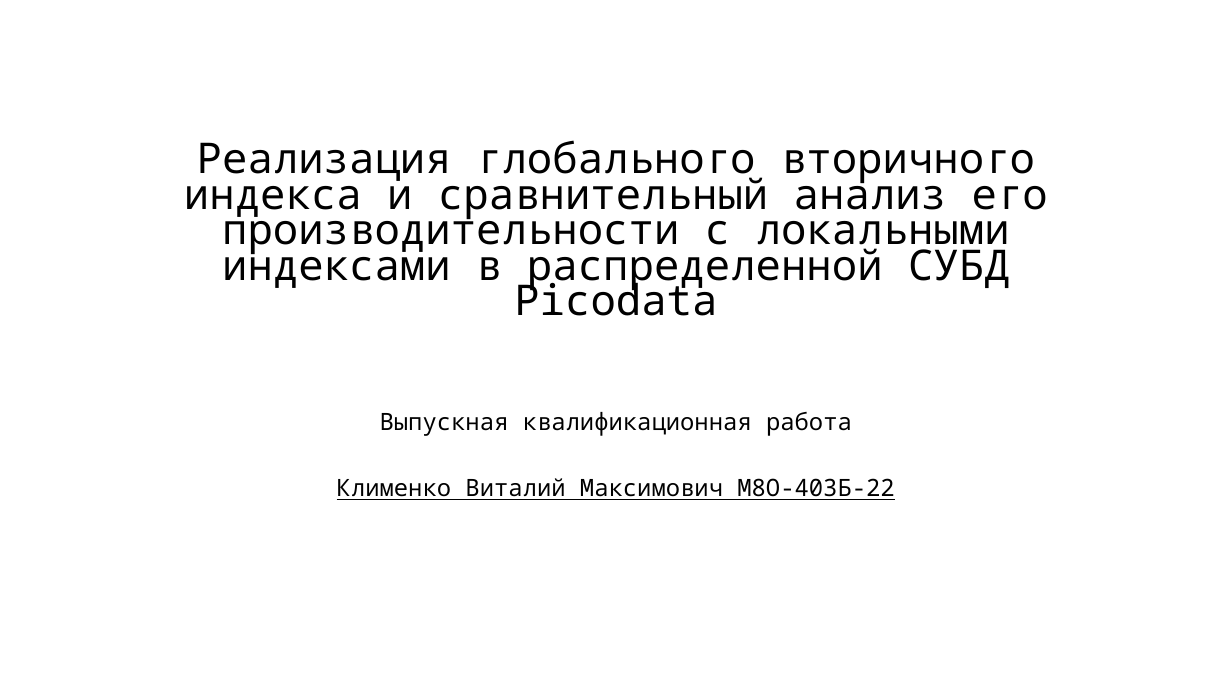
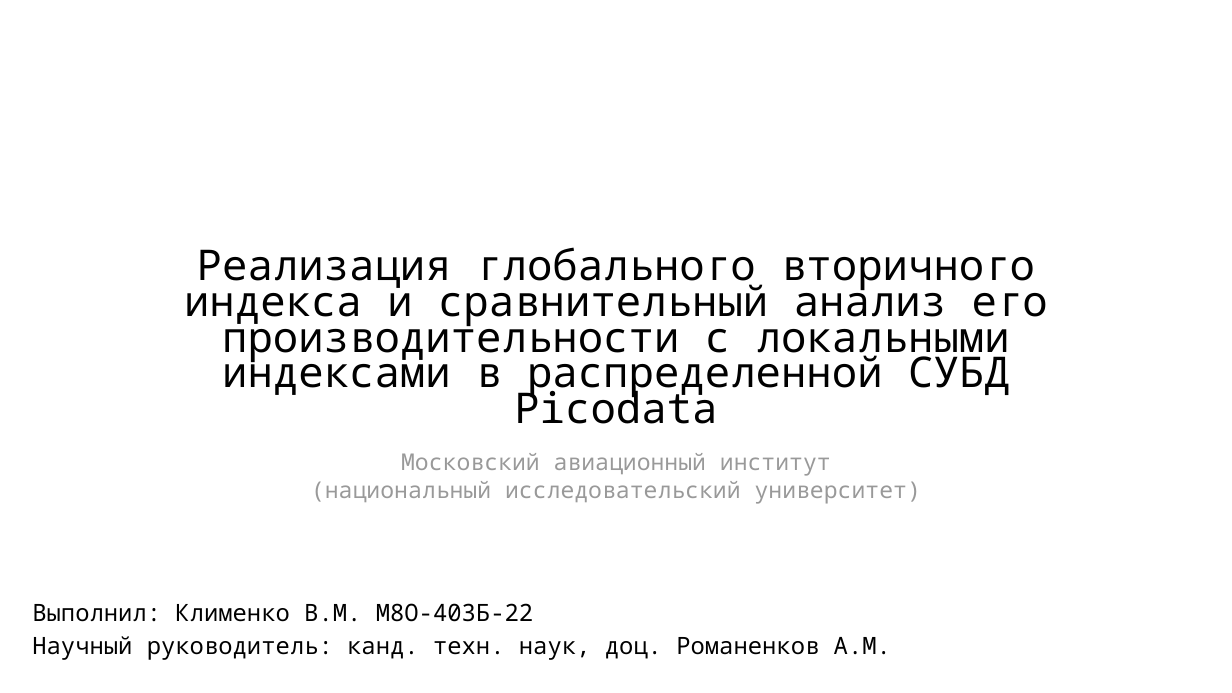
Before and after one commit to vitosotdihaet/pind, a slide deck: slide 1 of presentation.odp. Drawn at 1232x693 pixels with LibreOffice and Linux fonts; fonts in the diff are those of the drawing. Boxes give left, top, right and bottom in pixels: in the first picture for what was removed or moved away, otherwise in the second. Text is boxed around its words. In the diff, an @@ line names an element or a change of style, - is before the commit and + after.

```diff
--- a/presentation.odp
+++ b/presentation.odp
@@ title "Реализация глобального вторичного индекса и ..." moved from (x1=184, y1=140, x2=1048, y2=316) to (x1=184, y1=247, x2=1048, y2=424) @@
@@ subtitle removed at (x1=337, y1=412, x2=894, y2=500) @@
-Выпускная квалификационная работа
-Клименко Виталий Максимович М8О-403Б-22
@@ text added at (x1=311, y1=453, x2=921, y2=504), 18 pt, text #999999 @@
+Московский авиационный институт
+(национальный исследовательский университет)
@@ subtitle added at (x1=32, y1=603, x2=891, y2=660), 18.6 pt, text #000000 @@
+Выполнил: Клименко В.М. М8О-403Б-22
+Научный руководитель: канд. техн. наук, доц. Романенков А.М.
```
Also in this commit, not shown: 15 slides added, 5 slides removed, 5 other files.
